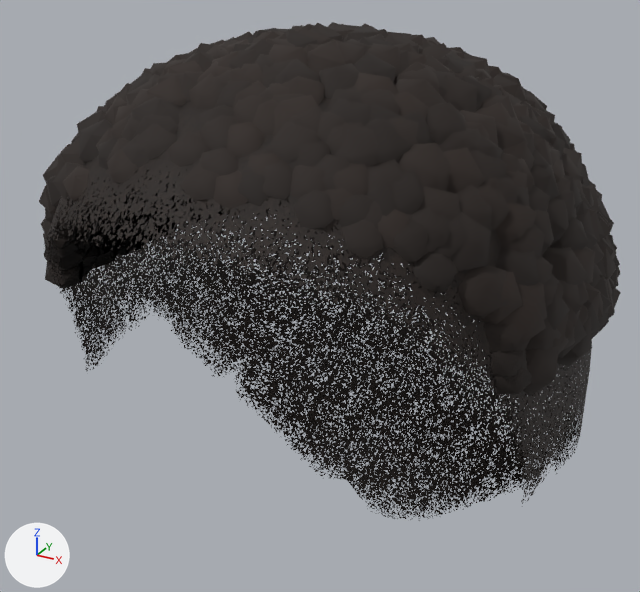
Renders of the glTF model public/models/avatars/parts/hair/lowcut_f.glb from each side of a commit.
The view is the same before and after, from a 50 mm lens placed at (0.114, -0.246, 1.712), pointed at (-0.009, -0.022, 1.6). The axes (+X, +Y, +Z) are drawn at lower left. The lights are the same throughout. The older version comes first. Vertices at exactly the same position are counted once.

The first picture shows 'Curls', 'HairCap'.
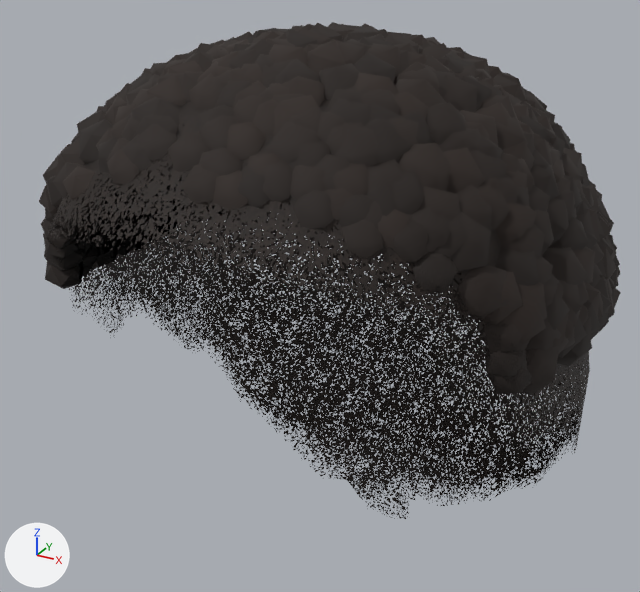
Boxes [x1, y1, x2, y2] around the edits, measured in the pictures (640 x 592 px):
'HairCap', reshaped: before [44, 82, 592, 521]; after [48, 83, 590, 519]
part 1 of me_haircap, deleted: before [44, 82, 592, 521]

What changed in the scene script:
```text
Change me_haircap:
    used by ob_haircap; location = (0.0, 0.0, 0.0)
    remove me_haircap.from_pydata(...)  # 345 vertices, 618 faces; spans x -0.075..0.075, y -0.111..0.055, z 1.483..1.679
    add me_haircap.from_pydata(...)  # 164 vertices, 277 faces; spans x -0.075..0.075, y -0.111..0.055, z 1.483..1.679
    me_haircap part 1: 181 vertices removed from x -0.075..0.075, y -0.11..0.053, z 1.496..1.677
```
